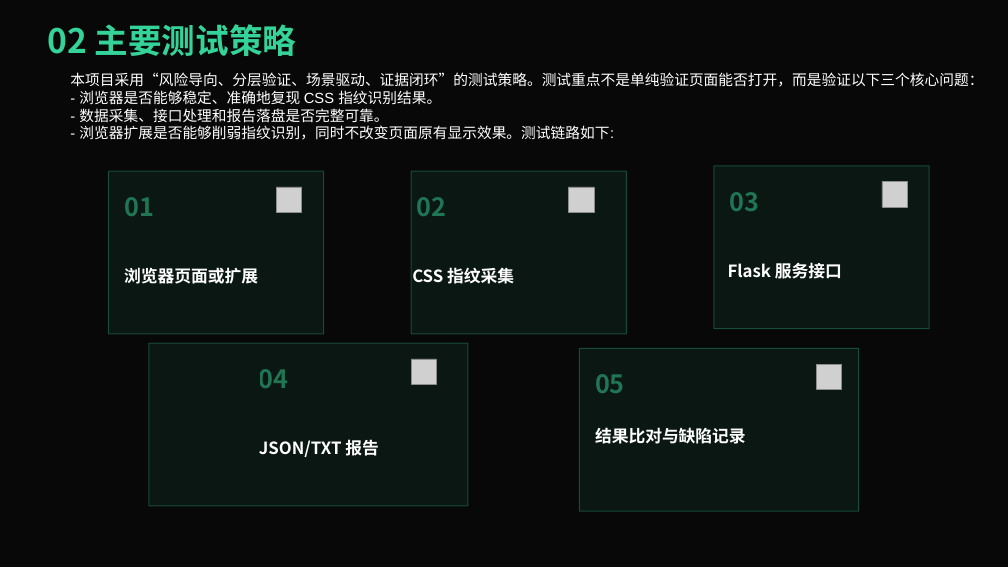
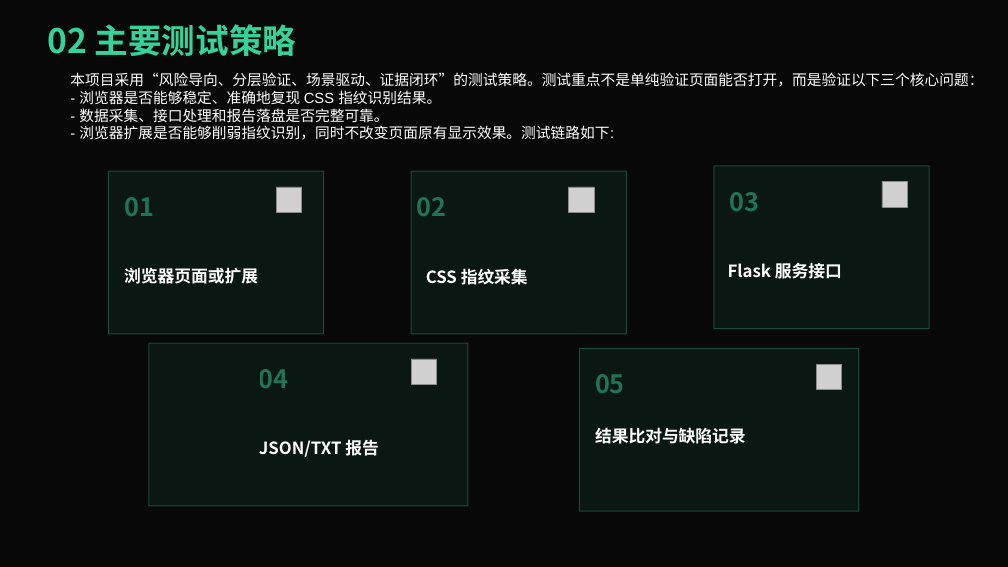
Before and after one commit to guxuan0v0/2026-Autumn-Software-Testing-and-Quality-Assurance-Practices, a slide deck: slide 10 of docs/无脚本浏览器指纹识别系统测试汇报.pptx. Drawn at 1008x567 pixels with LibreOffice and Linux fonts; fonts in the diff are those of the drawing; grey boxes stand for pictures; background and template pictures are left out; a plain dark background stands for a picture behind light text. Boxes give left, top, right and bottom in pixels: in the first picture for what was removed or moved away, otherwise in the second. Text is boxed around its words. In the diff, an @@ line names an element or a change of style, - is before the commit and + after.

```diff
--- a/docs/无脚本浏览器指纹识别系统测试汇报.pptx
+++ b/docs/无脚本浏览器指纹识别系统测试汇报.pptx
@@ text "CSS 指纹采集": place and size @@
-text "CSS 指纹采集" at (412,268,514,284)
+text "CSS 指纹采集" at (426,269,528,285)
```
Also in this commit, not shown: 1 other slide changed.
